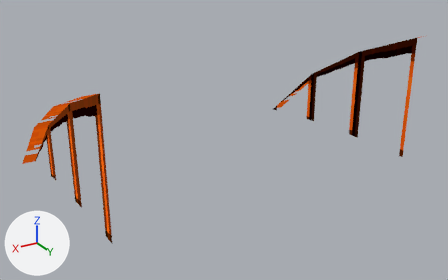
One commit to the glTF model site/public/need-for-speed-3do/objects/obj-al2-32.glb: the scene before it, then after it.
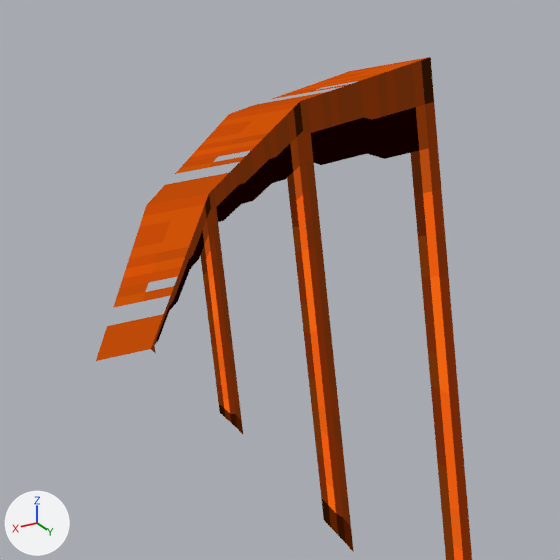
Each version appears first whole from a camera (50 mm lens) standing at (3.72, 3.2, 2.13) and looking at (1.35, -0.76, 0.15), and next in a close-up on the part from 0% to 29% of the width and 29% to 75% of the height. The axes (+X, +Y, +Z) are drawn at lower left. The lights are the same throughout. The older version's two pictures come first. Vertices at exactly the same position are counted once.

Objects in the first close-up: 'obj-al2-32'.
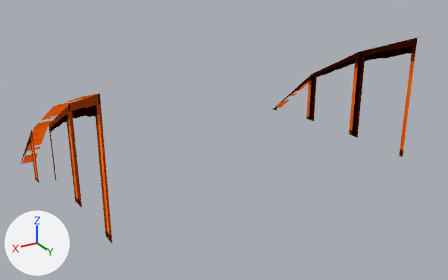
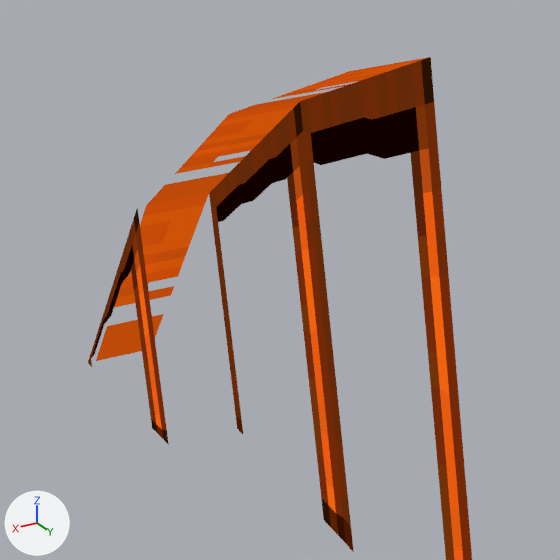
Boxes (x1, y1, x2, y2) around the edits, measured in the close-ups (560 x 560 px; the box of a moved part takes in the faces that stretch with it):
'obj-al2-32', reshaped
    before: (96, 57, 472, 560)
    after: (88, 57, 472, 560)
part 1 of me_obj_al2_32, moved or reshaped
    before: (151, 195, 237, 428)
    after: (88, 208, 169, 445)
part 2 of me_obj_al2_32, surface changed
    before: (168, 301, 178, 310)
    after: (119, 264, 168, 442)

The change, as a list of edits to the scene's bpy script:
```text
Change me_obj_al2_32:
    used by ob_obj_al2_32; location = (0.0, 0.0, 0.0)
    remove me_obj_al2_32.from_pydata(...)  # 72 vertices, 94 faces; spans x 0.0..2.73, y -1.83..0.0, z -0.16..0.99
    add me_obj_al2_32.from_pydata(...)  # 77 vertices, 94 faces; spans x 0.0..2.74, y -1.83..0.0, z -0.16..0.99
    me_obj_al2_32 part 1
    2 vertices are removed from x 2.62, y -1.62..-1.42, z -0.14..0.2
    11 faces are deleted
    6 vertices move from x 2.62, y -1.62..-1.42, z -0.11..0.1 to x 2.74, y -1.42..-1.22, z -0.08..0.23
    7 vertices are added at x 2.74, y -1.83..-1.22, z -0.16..0.38
    11 new faces join them, mat_tex_002
    me_obj_al2_32 part 2: 4 kept faces spanning x 2.74, y -1.42..-1.22, z -0.08..0.23 get new texture (UV) coordinates
```
